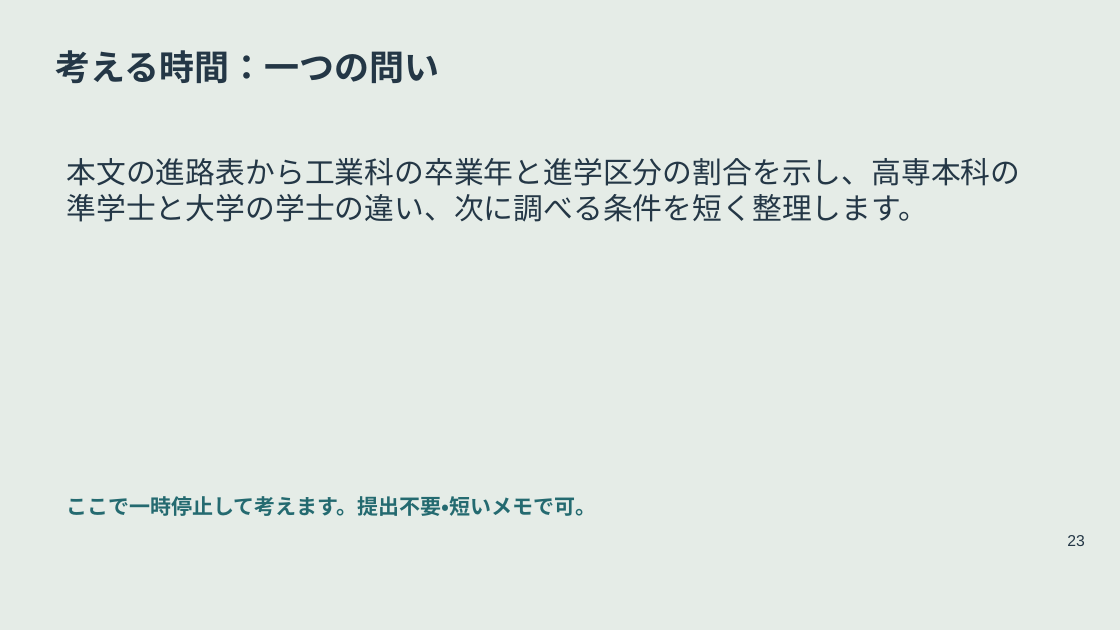
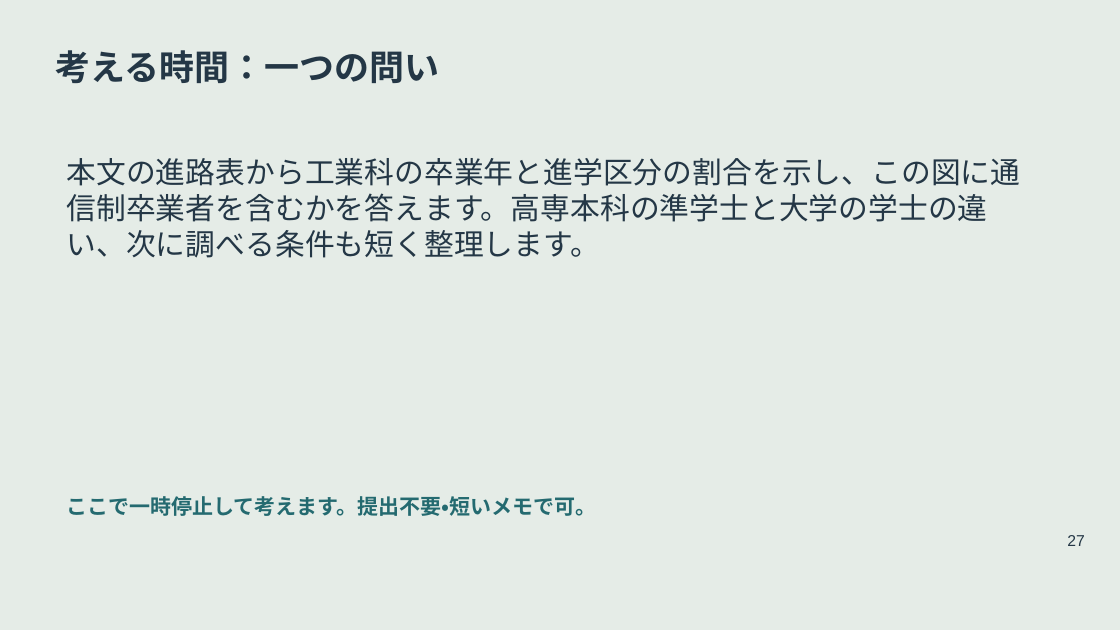
Before and after one commit to zooc-14calbp/industrial-education-ii, a slide deck: slide 27 of reorganized/20261105/main/08/slides.pptx (slide 23 before the commit). Drawn at 1120x630 pixels with LibreOffice and Linux fonts; fonts in the diff are those of the drawing. Boxes give left, top, right and bottom in pixels: in the first picture for what was removed or moved away, otherwise in the second. Text is boxed around its words. In the diff, an @@ line names an element or a change of style, - is before the commit and + after.

```diff
--- a/reorganized/20261105/main/08/slides.pptx
+++ b/reorganized/20261105/main/08/slides.pptx
@@ text at [67, 158, 1021, 258]: text changed @@
-本文の進路表から工業科の卒業年と進学区分の割合を示し、高専本科の準学士と大学の学士の違い、次に調べる条件を短く整理します。
+本文の進路表から工業科の卒業年と進学区分の割合を示し、この図に通信制卒業者を含むかを答えます。高専本科の準学士と大学の学士の違い、次に調べる条件も短く整理します。
@@ text at [1067, 535, 1084, 546]: text changed @@
-23
+27
```
Also in this commit, not shown: 14 other slides changed, 6 slides added, 20 other files.
